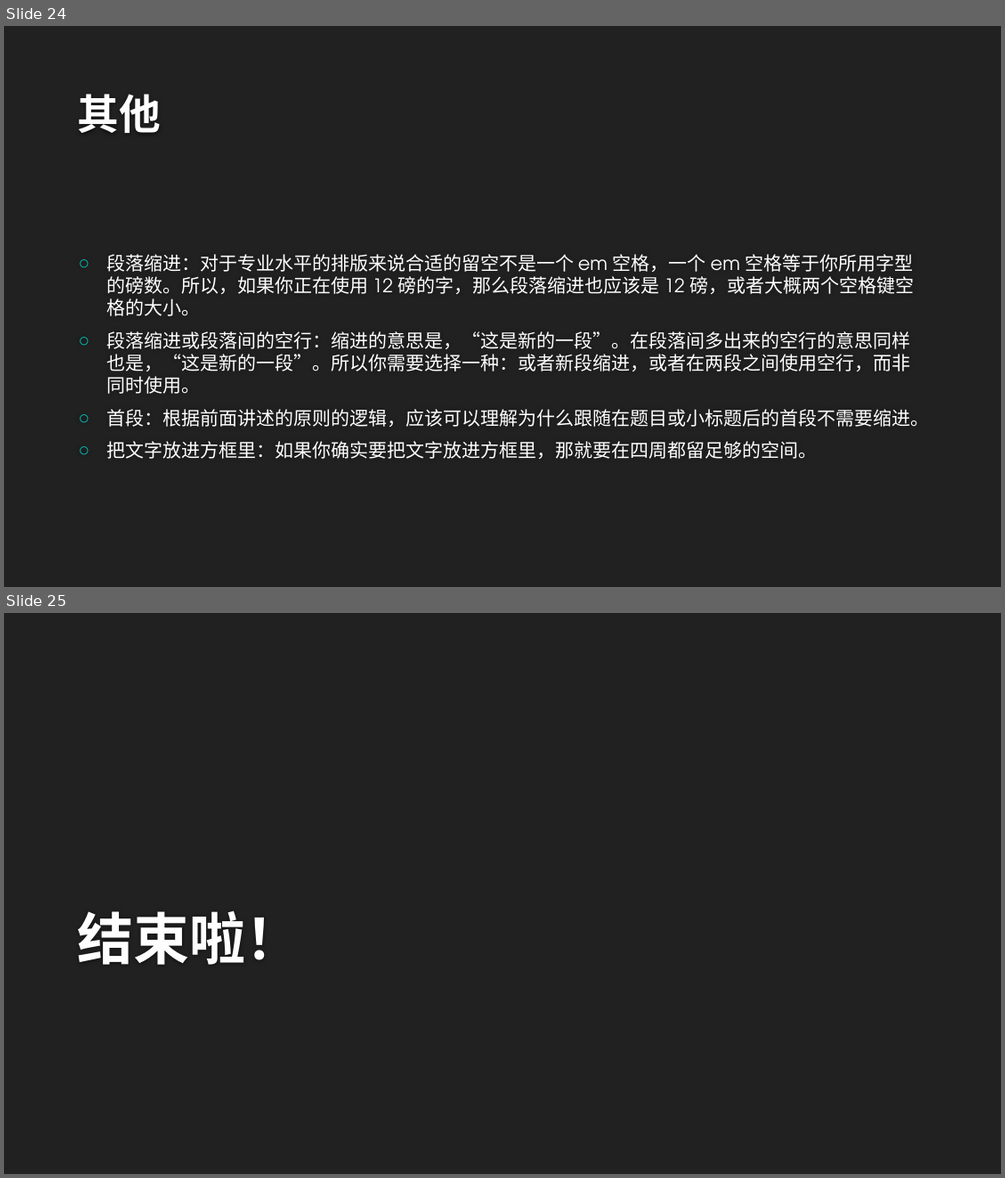
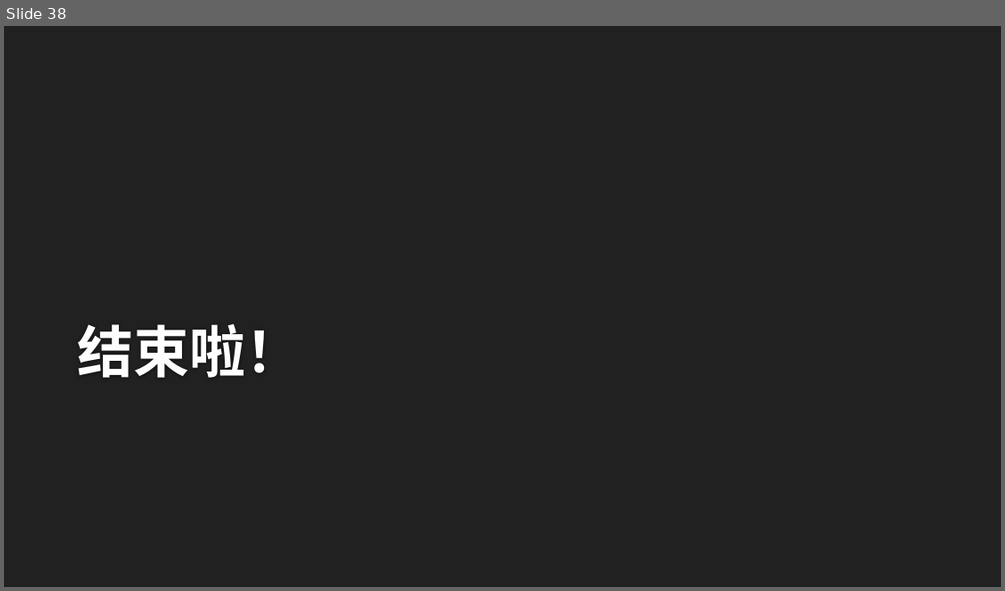
Before and after one commit to wangxm47/Transfer-folder, a slide deck: 2022学习班-第三期.pptx. Shown one above the other, each under a label of ours: slides 24 and 25 before the commit, slide 38 after it. The pictures are 1005x1178 and 1005x591 pixels, drawn with LibreOffice and Linux fonts; fonts in the diff are those of the drawing; background and template pictures are left out. Boxes give left, top, right and bottom in pixels: in the first picture for what was removed or moved away, otherwise in the second. Text is boxed around its words. In the diff, an @@ line names an element or a change of style, - is before the commit and + after.

```diff
--- a/2022学习班-第三期.pptx
+++ b/2022学习班-第三期.pptx
@@ slide 24 removed at (x1=4, y1=26, x2=1001, y2=587), background #212121 @@
@@ title removed at (x1=78, y1=94, x2=161, y2=133) @@
-其他
@@ text removed at (x1=106, y1=254, x2=929, y2=459) @@
-○ 段落缩进：对于专业水平的排版来说合适的留空不是一个 em 空格，一个 em 空格等于你所用字型的磅数。所以，如果你正在使用 12 磅的字，那么段落缩进也应该是 12 磅，或者大概两个空格键空格的大小。
-○ 段落缩进或段落间的空行：缩进的意思是，“这是新的一段”。在段落间多出来的空行的意思同样也是，“这是新的一段”。所以你需要选择一种：或者新段缩进，或者在两段之间使用空行，而非同时使用。
-○ 首段：根据前面讲述的原则的逻辑，应该可以理解为什么跟随在题目或小标题后的首段不需要缩进。
-○ 把文字放进方框里：如果你确实要把文字放进方框里，那就要在四周都留足够的空间。
@@ what was slide 25 is now slide 38 @@
```
Also in this commit, not shown: 14 slides changed, 19 slides added, 5 other slides removed.
